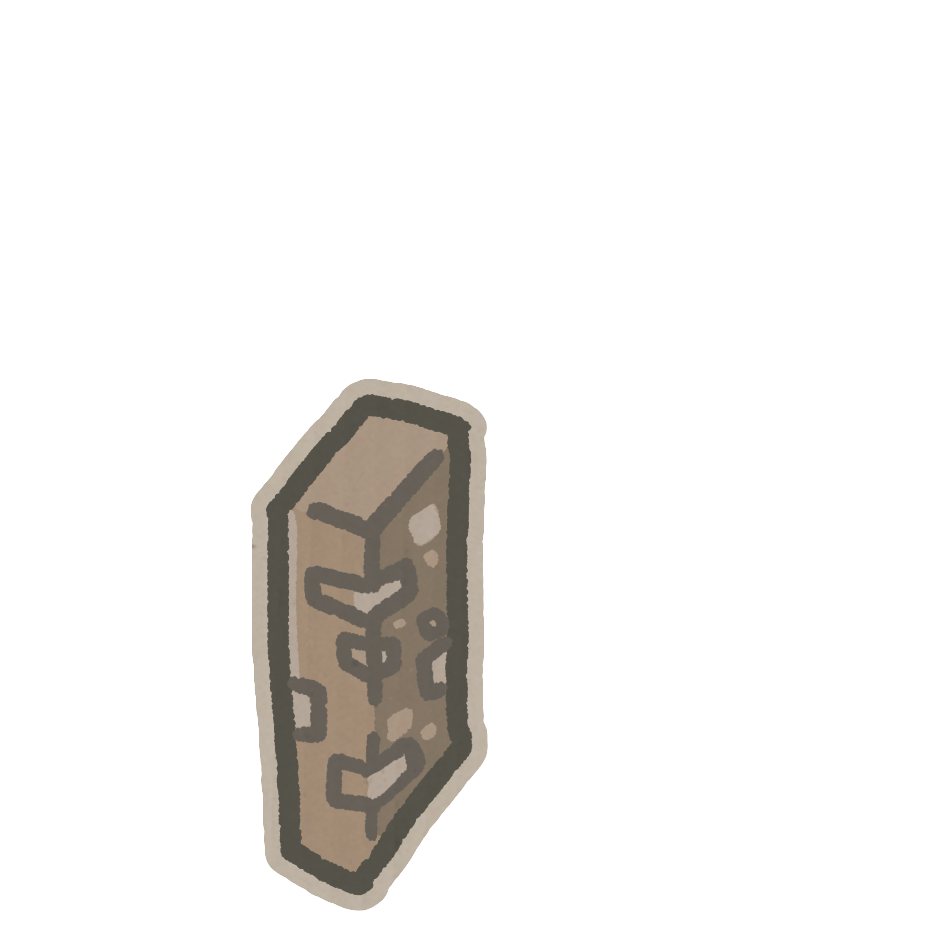
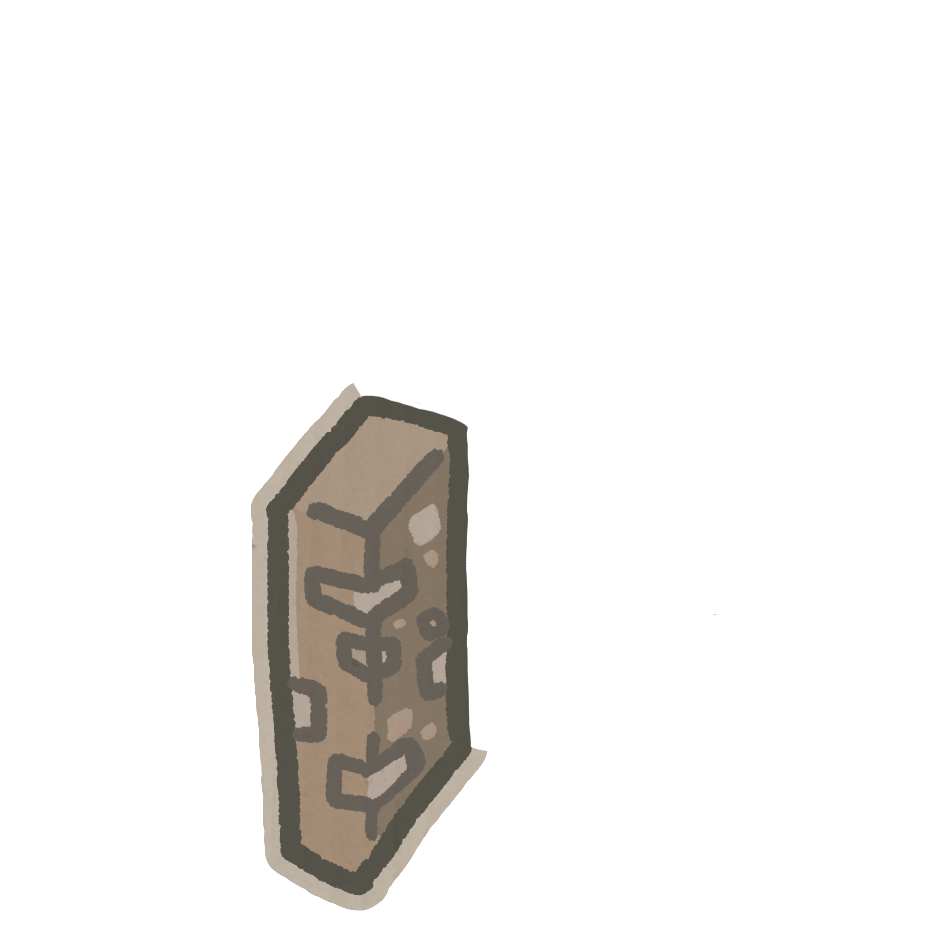
The second (932, 932) image is a revision of the first. Changes to its layers:
pixels changed over [353, 379, 718, 751] (layer not identified)
